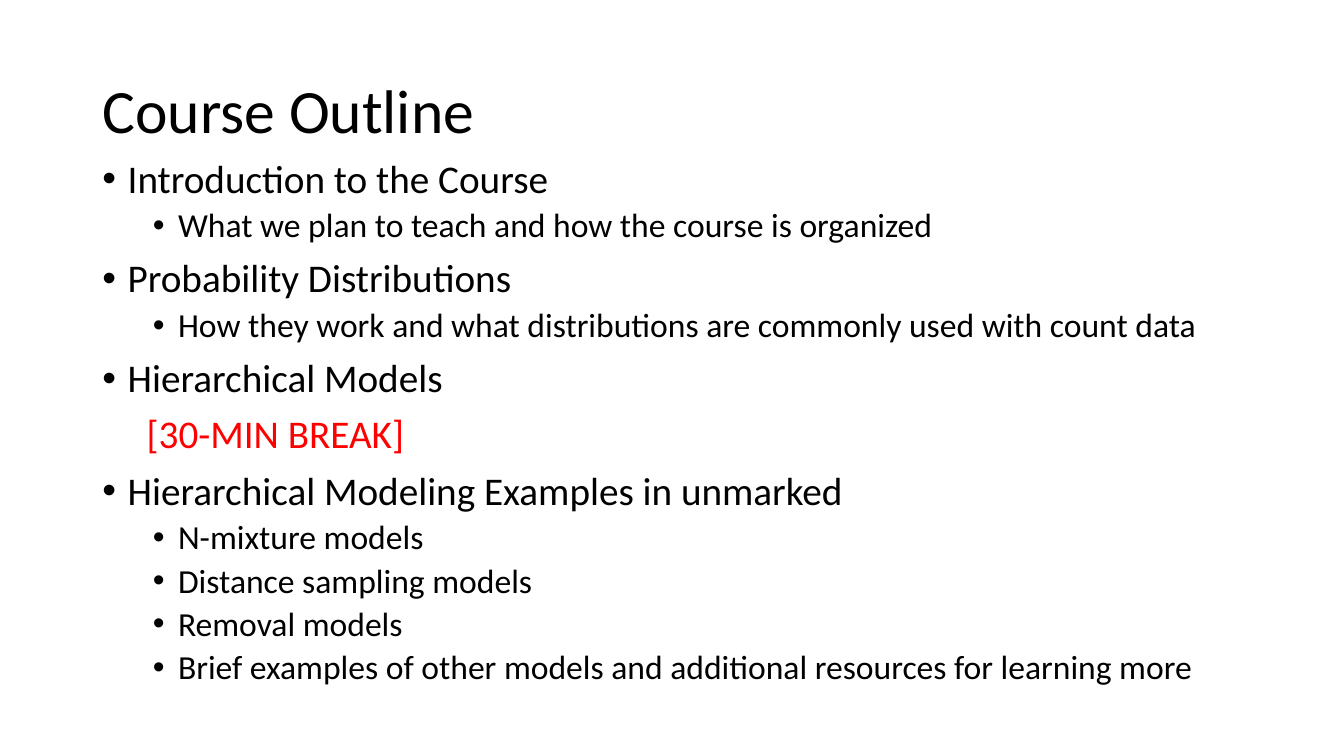
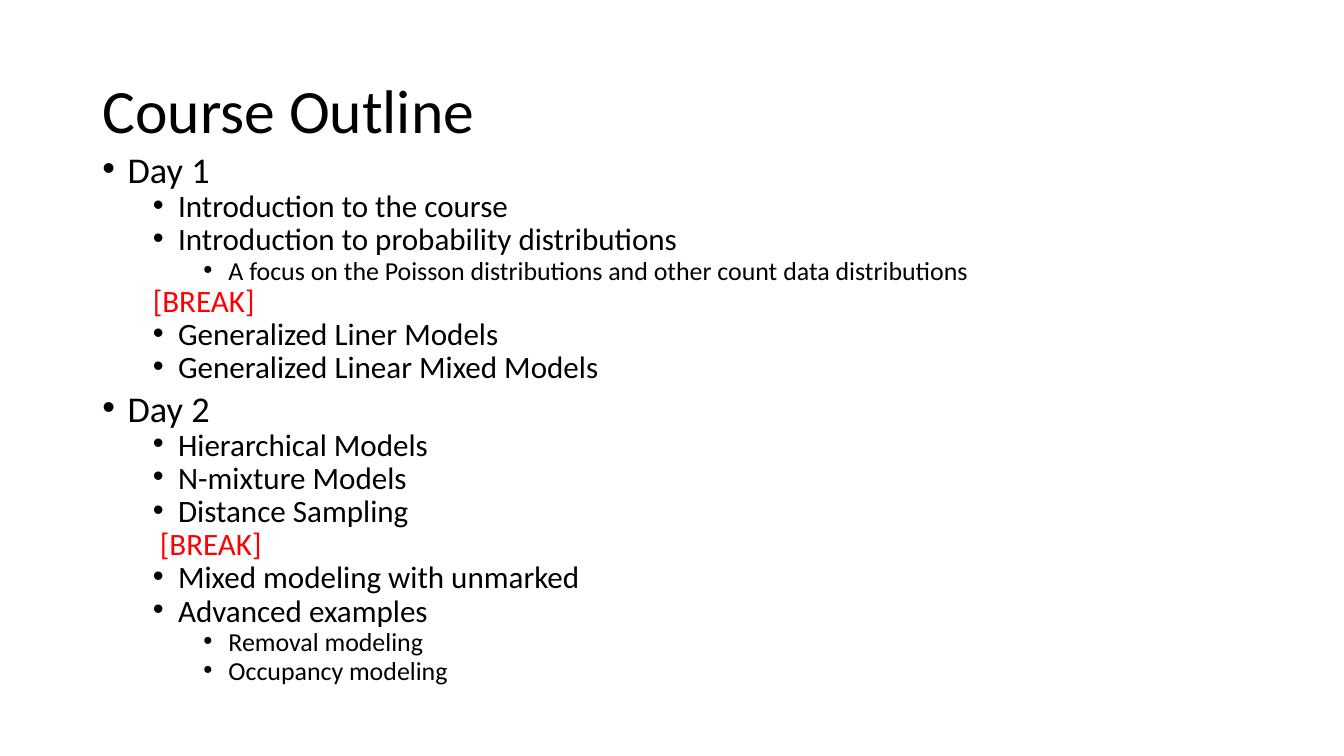
Before and after one commit to evanmadams/AOS_SCO-2021-Count-Data-Workshop, a slide deck: slide 2 of lessons/workshop_introduction.pptx. Drawn at 1344x756 pixels with LibreOffice and Linux fonts; fonts in the diff are those of the drawing. Boxes give left, top, right and bottom in pixels: in the first picture for what was removed or moved away, otherwise in the second. Text is boxed around its words. In the diff, an @@ line names an element or a change of style, - is before the commit and + after.

```diff
--- a/lessons/workshop_introduction.pptx
+++ b/lessons/workshop_introduction.pptx
@@ text at box(128, 159, 968, 428): text changed; size 24 to 22.2 pt @@
-• Introduction to the Course
-  • What we plan to teach and how the course is organized
-• Probability Distributions
-  • How they work and what distributions are commonly used with count data
+• Day 1
+  • Introduction to the course
+  • Introduction to probability distributions
+    • A focus on the Poisson distributions and other count data distributions
+  [BREAK]
+  • Generalized Liner Models
+  • Generalized Linear Mixed Models
+• Day 2
@@ text at box(178, 434, 428, 457): size 28 to 22.2 pt in "Hierarchical Models"; list level 1 to 2 in "Hierarchical Models"; line spacing 0.9 to 0.7 @@
@@ text at box(160, 467, 579, 685): text changed; size 24 to 22.2 pt @@
-[30-MIN BREAK]
-• Hierarchical Modeling Examples in unmarked
-  • N-mixture models
-  • Distance sampling models
-  • Removal models
-  • Brief examples of other models and additional resources for learning more
+  • N-mixture Models
+  • Distance Sampling
+  [BREAK]
+  • Mixed modeling with unmarked
+  • Advanced examples
+    • Removal modeling
+    • Occupancy modeling
```
Also in this commit, not shown: 4 other slides changed, 1 slide added, 2 other files.
